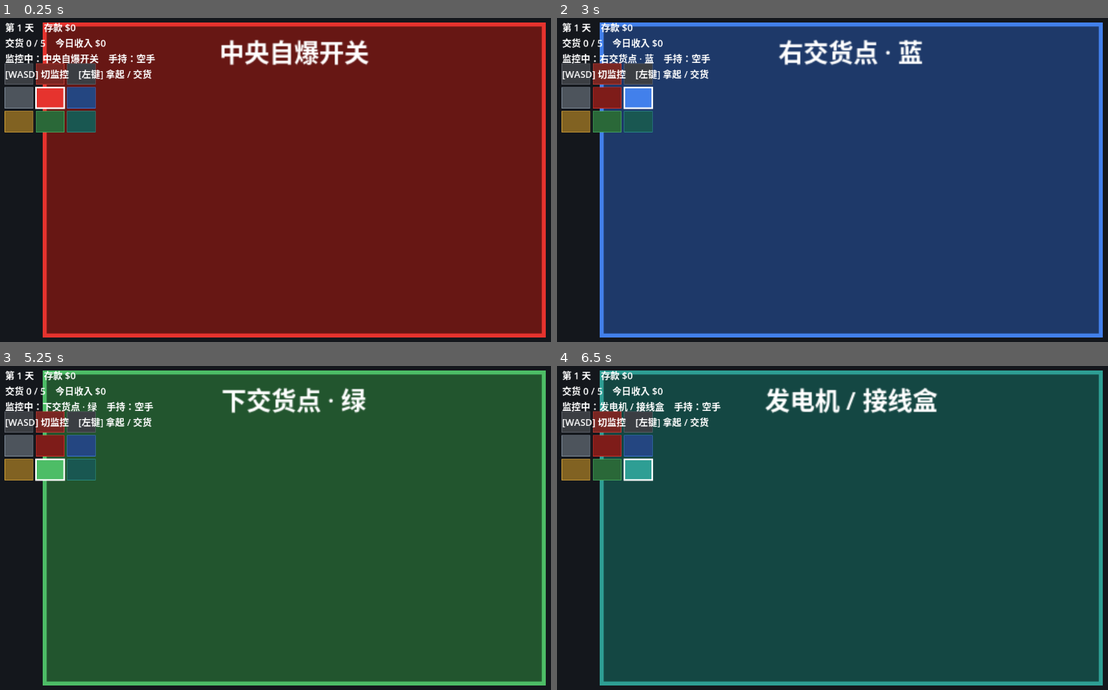
Above: before the commit, frames 1-4 (two rows, left to right).
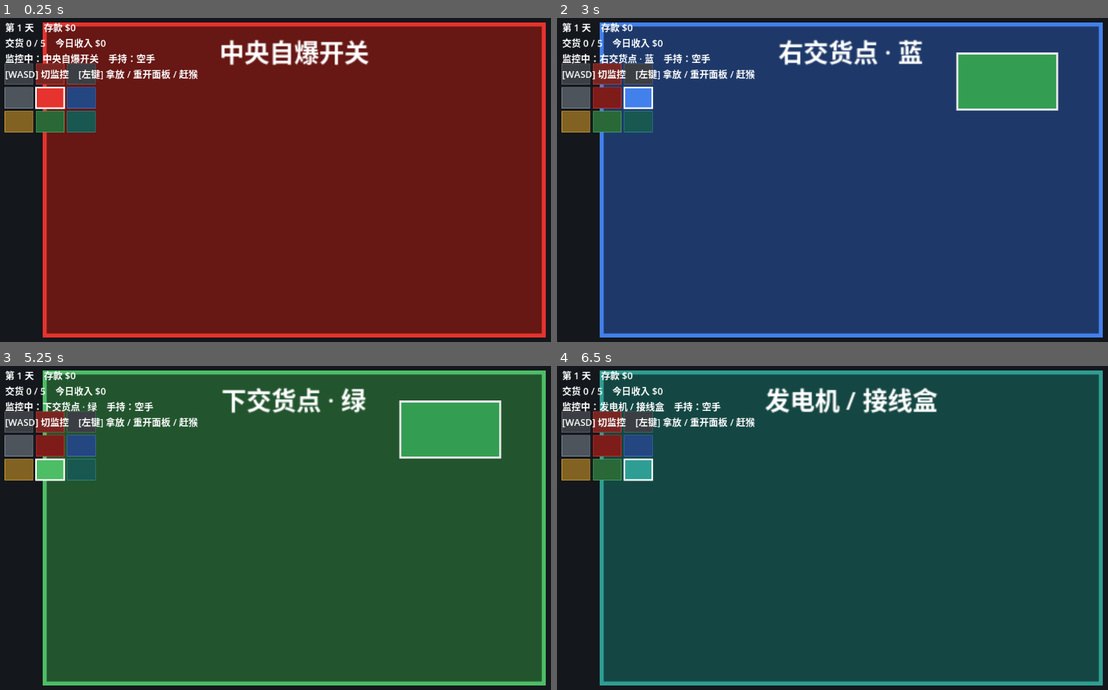
Above: after the commit, the same moments.

Repository: Zhi-Liao-jz/gamejam
Game: Godot game, scene res://scenes/main_grid.tscn
Two runs of this game, one before a commit and one after it. Both use one fixed random seed, a clock stepped at 60 frames per second and the inputs below. This scene is started directly instead of the project's main scene.
Inputs (mouse positions are in pixels of both pictures, inside the frame that each line leads up to):
- Up to frame 1 (0.25 s): no input
- Up to frame 2 (3 s): tap Enter at 0.5, 2.1 s; move the mouse to (981, 163) at 0.52 s; hold D (move_right) 0.53-1.28 s; hold E (interact) 0.53-1.28 s; click (981, 163) at 0.67 s; tap Space (ui_select) at 0.77, 1.52 s; tap R (retry) at 1.25, 2, 2.75 s; move the mouse to (733, 196) at 1.27 s; hold S (move_down) 1.28-2.03 s; tap N (next_day) at 1.35 s; click (733, 196) at 1.42 s; move the mouse to (909, 105) at 2.02 s; hold D (move_right) 2.03-2.78 s; click (909, 105) at 2.17 s; move the mouse to (821, 248) at 2.77 s; hold W (move_up) from 2.78 s (still down); tap E (interact) at 2.85 s; click (821, 248) at 2.92 s
- Up to frame 3 (5.25 s): tap Space (ui_select) at 3.02, 3.77, 4.52 s; tap R (retry) at 3.5, 4.25 s; move the mouse to (473, 579) at 3.52 s; release W (move_up) at 3.53 s; hold N (next_day) 3.53-4.28 s; hold A (move_left) 3.53-5.03 s; click (473, 579) at 3.67 s; move the mouse to (115, 476) at 4.27 s; tap Enter at 4.35 s; click (115, 476) at 4.42 s; move the mouse to (325, 528) at 5.02 s; hold S (move_down) from 5.03 s (still down); hold E (interact) from 5.03 s (still down); click (325, 528) at 5.17 s
- Up to frame 4 (6.5 s): move the mouse to (760, 443) at 5.77 s; release S (move_down) at 5.78 s; release E (interact) at 5.78 s; hold D (move_right) from 5.78 s (still down); tap N (next_day) at 5.85 s; click (760, 443) at 5.92 s; tap Space (ui_select) at 6.02 s

The runs differ from the first frame. In frame 1, 0.3% of the frame differs, in the area x 20-36%, y 15-19%; in frame 2, 3.6%, in the area x 20-92%, y 10-29%; in frame 3, 3.6%; in frame 4, 0.3%.

Commit message:
P2 玩法切片：猴子关面板 + 控制面板系统（第2天）
- 控制面板系统(ControlPanel)：交货点/产品出口加开关状态，关闭则不结算/停止出货，work_started 自动复位
- 九宫格猴子：沿房间图逐格寻路(RoomManager.next_step_toward BFS)，从四角走入开着面板的房间→蓄力→关面板→逃跑
- 赶猴+重开：Hand 点击优先级 猴子>面板>产品，点猴驱赶、点关闭面板重开
- 小地图警告：关闭面板红框 + 猴子棕点 + 信息行
- 难度按天：第1天无猴，第2天起 clampi(day-1,1,3) 只
- 事件 panel_changed 登记；与旧 monkey 子系统并存(留给 main.tscn)

Diff:
--- /dev/null
+++ b/scenes/grid_monkey.tscn
@@ -0,0 +1,26 @@
+[gd_scene load_steps=6 format=3]
+
+[ext_resource type="Script" path="res://scripts/entities/grid_monkey.gd" id="1_monkey"]
+[ext_resource type="Script" path="res://scripts/base_state_machine.gd" id="2_fsm"]
+[ext_resource type="Script" path="res://scripts/entities/grid_monkey_states/grid_sneaking.gd" id="3_sneak"]
+[ext_resource type="Script" path="res://scripts/entities/grid_monkey_states/grid_tampering.gd" id="4_tamper"]
+[ext_resource type="Script" path="res://scripts/entities/grid_monkey_states/grid_fleeing.gd" id="5_flee"]
+
+[node name="GridMonkey" type="Node2D"]
+script = ExtResource("1_monkey")
+
+[node name="Audio" type="AudioStreamPlayer2D" parent="."]
+max_distance = 900.0
+bus = &"Master"
+
+[node name="StateMachine" type="Node" parent="."]
+script = ExtResource("2_fsm")
+
+[node name="GridSneaking" type="Node" parent="StateMachine"]
+script = ExtResource("3_sneak")
+
+[node name="GridTampering" type="Node" parent="StateMachine"]
+script = ExtResource("4_tamper")
+
+[node name="GridFleeing" type="Node" parent="StateMachine"]
+script = ExtResource("5_flee")
--- a/scenes/main_grid.tscn
+++ b/scenes/main_grid.tscn
@@ -9,6 +9,8 @@
 [ext_resource type="Script" path="res://scripts/base_state_machine.gd" id="7_fsm"]
 [ext_resource type="Script" path="res://scripts/day/grid_working.gd" id="8_work"]
 [ext_resource type="Script" path="res://scripts/day/grid_settlement.gd" id="9_settle"]
+[ext_resource type="Script" path="res://scripts/entities/grid_monkey_spawner.gd" id="10_mspawn"]
+[ext_resource type="PackedScene" path="res://scenes/grid_monkey.tscn" id="11_monkey"]
 
 [node name="MainGrid" type="Node2D"]
 
@@ -32,6 +34,10 @@
 [node name="ProductExit" type="Node2D" parent="."]
 script = ExtResource("3_exit")
 product_scene = ExtResource("4_product")
+
+[node name="GridMonkeySpawner" type="Node2D" parent="."]
+script = ExtResource("10_mspawn")
+monkey_scene = ExtResource("11_monkey")
 
 [node name="Hand" type="Node2D" parent="."]
 script = ExtResource("5_hand")
--- a/scripts/day/grid_working.gd
+++ b/scripts/day/grid_working.gd
@@ -5,7 +5,8 @@
 func enter(_msg: Dictionary = {}) -> void:
 	Ledger.reset_day()
 	Ledger.working_active = true
-	# P2 接入设备损坏/猴子后，当天维修费/损失的重置在此并入（届时决定并进 Ledger 还是沿用 Game.reset_day）
+	# P2：控制面板各自订阅 work_started 自动复位为开、猴子生成器据此清场重建；当前无金钱损失项
+	# （猴子的惩罚=关面板拖慢交货）。P3 接入自爆/设备维修费时，当天损失的重置在此并入。
 	EventBus.push_event("hide_day_summary")
 	EventBus.push_event("work_started")
 
--- /dev/null
+++ b/scripts/entities/grid_monkey.gd
@@ -0,0 +1,117 @@
+class_name GridMonkey
+extends Node2D
+## 九宫格猴子（P2 / 第2天）：从边缘房间走入 → 在目标房间蓄力 → 关掉控制面板 → 逃跑。
+## 移动是房间到房间（沿 RoomManager 房间图），玩家在小地图看见它逼近，切到它房间点掉它驱赶。
+## 复用旧猴子的 FSM 骨架与"防扎堆选目标"；把"向量贴近设备"换成"房间图寻路 + 同房间判定"。
+
+const SIZE := Vector2(34.0, 34.0)  # 色块 / 命中盒尺寸（略大于产品便于点击）
+const ARRIVE_EPS := 6.0  # 抵达某房间中心的判定距离
+
+@export var base_speed: float = 200.0  # 潜入移动速度 px/s（按天缩放）
+@export var base_tamper_delay: float = 2.0  # 到面板后蓄力多久才关掉（= 玩家救火窗口）
+@export var base_cooldown: float = 4.0  # 逃跑到边缘后再次出动的冷却秒数
+
+var speed: float = 0.0
+var flee_speed: float = 0.0
+var tamper_delay: float = 0.0
+var cooldown: float = 0.0
+
+var current_room: int = 0  # 当前所在房间 id（spawner 设初值；advance_toward 跨格时更新）
+var target_room: int = -1  # 目标房间 id（开着面板的交货点 / 出口）
+var exit_room: int = 0  # 逃跑去的边缘房间（spawner 设为出生角）
+
+var room_manager: RoomManager = null
+var audio_pitch_base: float = 1.0  # 多猴音高错开防糊，由 spawner 设置
+
+var _audio: AudioStreamPlayer2D = null
+
+@onready var _state_machine: BaseStateMachine = $StateMachine
+
+
+func _ready() -> void:
+	add_to_group("grid_monkeys")
+	z_index = 50  # 画在房间地面 / 产品 / 面板之上
+
+
+## 按 Game.day 缩放难度（猴子首个出现日为第 2 天，故以 d-2 为基准）。
+func apply_day_scaling() -> void:
+	var d := maxi(2, Game.day)
+	speed = base_speed * (1.0 + 0.06 * (d - 2))
+	flee_speed = speed * 1.5  # 逃跑始终快于潜入
+	tamper_delay = maxf(0.8, base_tamper_delay - 0.2 * (d - 2))
+	cooldown = maxf(2.0, base_cooldown - 0.5 * (d - 2))
+
+
+## 选一个"开着面板"的房间当目标；防扎堆排除其他活猴的目标；无可关面板返回 -1。
+func pick_target() -> int:
+	if room_manager == null:
+		return -1
+	var candidates: Array[int] = []
+	for room: Room in room_manager.panel_rooms():
+		if room.panel_open():
+			candidates.append(room.room_id)
+	if candidates.is_empty():
+		return -1
+	var taken := {}
+	for node: Node in get_tree().get_nodes_in_group("grid_monkeys"):
+		var other := node as GridMonkey
+		if other and other != self and other.target_room != -1:
+			taken[other.target_room] = true
+	var free: Array[int] = []
+	for rid: int in candidates:
+		if not taken.has(rid):
+			free.append(rid)
+	var pool := free if not free.is_empty() else candidates
+	return pool[randi() % pool.size()]
+
+
+## 朝目标房间走一步（房间图寻路）；跨入新房间时更新 current_room；返回是否已抵达目标房间。
+func advance_toward(dest_room: int, move_speed: float, delta: float) -> bool:
+	if current_room == dest_room:
+		return true
+	var next := room_manager.next_step_toward(current_room, dest_room)
+	if next == -1:
+		return true  # 不可达（九宫格全连通，理论上不会发生）：视为抵达，防卡死
+	var center := room_manager.room_world_center(next)
+	var to_center := center - global_position
+	if to_center.length() <= ARRIVE_EPS:
+		global_position = center
+		current_room = next
+		return current_room == dest_room
+	global_position += to_center.normalized() * move_speed * delta
+	return false
+
+
+## 被玩家点击驱赶：任何状态都转为逃跑（已在逃跑则忽略）。
+func shoo() -> void:
+	var cur := _state_machine.current_state
+	if cur != null and cur.name == &"GridFleeing":
+		return
+	_state_machine.transition_to(&"GridFleeing")
+
+
+## 世界坐标命中盒（供 Hand 点击驱赶）。
+func global_rect() -> Rect2:
+	return Rect2(global_position - SIZE * 0.5, SIZE)
+
+
+## 切换循环音：换 stream 才重设、未播才 play（照搬旧猴子的稳妥写法）。
+func play_loop(key: String, pitch: float = 1.0) -> void:
+	if _audio == null:
+		_audio = $Audio
+	var stream := SoundManager.get_stream(key)
+	if stream and _audio.stream != stream:
+		_audio.stream = stream
+	_audio.pitch_scale = pitch * audio_pitch_base
+	if stream and not _audio.playing:
+		_audio.play()
+
+
+func stop_audio() -> void:
+	if _audio:
+		_audio.stop()
+
+
+func _draw() -> void:
+	draw_rect(Rect2(-SIZE * 0.5, SIZE), Color(0.55, 0.36, 0.18))  # 棕色色块
+	draw_rect(Rect2(-SIZE * 0.5, SIZE), Color(0.20, 0.12, 0.05), false, 2.0)
--- /dev/null
+++ b/scripts/entities/grid_monkey_spawner.gd
@@ -0,0 +1,57 @@
+extends Node2D
+## 按天数生成九宫格猴子（第 2 天起）。工作开始(work_started)清场重建、结算(day_summary)清空，
+## 猴子生命周期集中在此——只在工作阶段存在，结算期无猴。依赖"场景里排在 DayManager 之前"以接住开局事件。
+
+const SPAWN_ROOMS := [0, 2, 8, 6]  # 出生 / 逃跑边缘房间（四角），按序号错开
+const PITCH_BY_INDEX := [1.0, 0.92, 1.08]  # 多猴音高错开防糊
+
+@export var monkey_scene: PackedScene
+
+@onready var room_manager := get_node("../RoomManager") as RoomManager
+
+
+func _ready() -> void:
+	EventBus.subscribe("work_started", _on_work_started)
+	EventBus.subscribe("day_summary", _on_day_summary)
+
+
+func _on_work_started() -> void:
+	_clear_all()
+	_spawn_for_day.call_deferred()  # 延后一帧，确保房间 / 面板已建好
+
+
+func _on_day_summary(_data: Dictionary) -> void:
+	_clear_all()
+
+
+func _spawn_for_day() -> void:
+	var count := _monkey_count(Game.day)
+	for i: int in count:
+		_spawn_one(i)
+
+
+## 第几天该有几只猴子：第 1 天 0（P1 保持无猴），之后随天数递增、封顶 3。
+func _monkey_count(day: int) -> int:
+	if day < 2:
+		return 0
+	return clampi(day - 1, 1, 3)
+
+
+func _spawn_one(index: int) -> void:
+	if monkey_scene == null:
+		return
+	var spawn_room: int = SPAWN_ROOMS[index % SPAWN_ROOMS.size()]
+	var m: GridMonkey = monkey_scene.instantiate()
+	# 入树前写好初值：FSM 的首个 enter 在 add_child 时即触发，那时这些必须就位
+	m.room_manager = room_manager
+	m.current_room = spawn_room
+	m.exit_room = spawn_room
+	m.audio_pitch_base = PITCH_BY_INDEX[index % PITCH_BY_INDEX.size()]
+	m.apply_day_scaling()
+	m.position = room_manager.room_world_center(spawn_room)
+	add_child(m)
+
+
+func _clear_all() -> void:
+	for node: Node in get_tree().get_nodes_in_group("grid_monkeys"):
+		node.queue_free()
--- /dev/null
+++ b/scripts/entities/grid_monkey_states/grid_fleeing.gd
@@ -0,0 +1,25 @@
+extends BaseState
+## 逃跑：朝出生边缘房间撤离（被驱赶与得手共用此出口）。
+## 到边缘后冷却 cooldown 秒，再重算难度、回潜入开下一轮，维持当天持续压力。
+
+var monkey: GridMonkey
+var _cooldown_left: float = -1.0  # <0 还在撤离；>=0 已到边缘，倒计时冷却
+
+
+func enter(_msg: Dictionary = {}) -> void:
+	monkey = fsm.get_parent() as GridMonkey
+	_cooldown_left = -1.0
+	monkey.target_room = -1
+	monkey.play_loop("monkey_step", 1.4)  # 脚步调高表现慌乱
+
+
+func physics_update(delta: float) -> void:
+	if _cooldown_left < 0.0:
+		if monkey.advance_toward(monkey.exit_room, monkey.flee_speed, delta):
+			_cooldown_left = monkey.cooldown
+			monkey.stop_audio()
+		return
+	_cooldown_left -= delta
+	if _cooldown_left <= 0.0:
+		monkey.apply_day_scaling()
+		fsm.transition_to(&"GridSneaking")
--- /dev/null
+++ b/scripts/entities/grid_monkey_states/grid_sneaking.gd
@@ -0,0 +1,27 @@
+extends BaseState
+## 潜入：选一个开着面板的房间，沿房间图走过去；走到目标房间 → 捣乱。
+## 无可关面板（都被关了 / 玩家全开着没动）→ 原地静默待命，不放假预警脚步声。
+
+var monkey: GridMonkey
+
+
+func enter(_msg: Dictionary = {}) -> void:
+	monkey = fsm.get_parent() as GridMonkey
+	monkey.play_loop("monkey_step")
+
+
+func physics_update(delta: float) -> void:
+	if monkey.target_room == -1 or not _target_valid():
+		monkey.target_room = monkey.pick_target()
+		if monkey.target_room == -1:
+			monkey.stop_audio()
+			return
+		monkey.play_loop("monkey_step")  # 重新有目标 → 脚步声恢复
+	if monkey.advance_toward(monkey.target_room, monkey.speed, delta):
+		fsm.transition_to(&"GridTampering")
+
+
+## 目标仍可捣乱：房间存在且面板还开着（已被关则换目标）。
+func _target_valid() -> bool:
+	var room := monkey.room_manager.room_node(monkey.target_room)
+	return room != null and room.panel_open()
--- /dev/null
+++ b/scripts/entities/grid_monkey_states/grid_tampering.gd
@@ -0,0 +1,25 @@
+extends BaseState
+## 捣乱：在目标房间蓄力 tamper_delay 秒，到点关掉面板 + 放一声全局警报，然后逃跑。
+## 蓄力期玩家切到本房间点掉猴子 → Hand 调 monkey.shoo() 转逃跑（在此之外触发）。
+
+var monkey: GridMonkey
+var _t: float = 0.0
+
+
+func enter(_msg: Dictionary = {}) -> void:
+	monkey = fsm.get_parent() as GridMonkey
+	_t = 0.0
+	monkey.play_loop("monkey_fiddle")
+
+
+func physics_update(delta: float) -> void:
+	var room := monkey.room_manager.room_node(monkey.target_room)
+	# 目标没了 / 面板已被关 / 自己已不在目标房间 → 回潜入重选
+	if room == null or not room.panel_open() or monkey.current_room != monkey.target_room:
+		fsm.transition_to(&"GridSneaking")
+		return
+	_t += delta
+	if _t >= monkey.tamper_delay:
+		room.control_panel.close()
+		SoundManager.play("alarm")  # 一声全局警报：面板被关，提醒玩家去重开
+		fsm.transition_to(&"GridFleeing")
--- a/scripts/entities/hand.gd
+++ b/scripts/entities/hand.gd
@@ -19,11 +19,39 @@
 	var click := event as InputEventMouseButton
 	if click == null or click.button_index != MOUSE_BUTTON_LEFT or not click.pressed:
 		return
+	var pos := get_global_mouse_position()
+	# 点击优先级：赶猴子 > 重开面板 > 拿放产品（即便持有产品也能先赶猴 / 重开面板）
+	if _try_shoo_monkey(pos) or _try_open_panel(pos):
+		get_viewport().set_input_as_handled()
+		return
 	if _held:
 		_drop_or_deliver()
 	else:
 		_pick_up()
 	get_viewport().set_input_as_handled()  # 已处理的左键不再向下传播
+
+
+## 点掉当前监控房间里的猴子 → 驱赶；命中返回 true。
+func _try_shoo_monkey(world_pos: Vector2) -> bool:
+	var current := room_manager.current_room
+	for node: Node in get_tree().get_nodes_in_group("grid_monkeys"):
+		var monkey := node as GridMonkey
+		if monkey and monkey.current_room == current and monkey.global_rect().has_point(world_pos):
+			monkey.shoo()
+			return true
+	return false
+
+
+## 点击当前房间里"关闭的面板" → 重开；命中返回 true。
+func _try_open_panel(world_pos: Vector2) -> bool:
+	var room := room_manager.current_room_node()
+	if room == null:
+		return false
+	var panel := room.panel_at(world_pos)
+	if panel == null:
+		return false
+	panel.open()
+	return true
 
 
 func _pick_up() -> void:
@@ -46,6 +74,8 @@
 		return
 	if room.is_delivery():
 		if room.color_key == _held.color_key:
+			if not room.panel_open():
+				return  # 面板被猴子关闭：放上去也不结算，保持持有，先去点面板重开
 			Ledger.deliver(_held.value)
 			SoundManager.play("boop")
 			_held.queue_free()
--- a/scripts/ui/grid_hud.gd
+++ b/scripts/ui/grid_hud.gd
@@ -7,6 +7,7 @@
 
 var _current_room: int = RoomManager.START_ROOM
 var _held_text: String = "空手"
+var _closed_panels: Dictionary = {}  # room_id -> true：当前被关闭的面板（小地图红框警告）
 
 @onready var info_label: Label = $InfoLabel
 @onready var summary_panel: Panel = $SummaryPanel
@@ -19,14 +20,17 @@
 	EventBus.subscribe("hand_changed", _on_hand_changed)
 	EventBus.subscribe("day_summary", _on_day_summary)
 	EventBus.subscribe("hide_day_summary", _on_hide_day_summary)
+	EventBus.subscribe("panel_changed", _on_panel_changed)
 	_refresh_info()
 
 
 func _process(_delta: float) -> void:
 	_refresh_info()
+	queue_redraw()  # 猴子位置 / 面板警告每帧轻量重绘（小地图仅 9 格，开销可忽略）
 
 
 func _draw() -> void:
+	var monkey_rooms := _monkey_room_set()
 	for i: int in RoomManager.LAYOUT.size():
 		var data: Dictionary = RoomManager.LAYOUT[i]
 		var grid: Vector2i = data["grid"]
@@ -44,14 +48,32 @@
 			draw_rect(rect, Color.WHITE, false, 3.0)
 		else:
 			draw_rect(rect, color.darkened(0.1), false, 1.0)
+		if _closed_panels.has(i):
+			draw_rect(rect, Color(0.95, 0.30, 0.20), false, 4.0)  # 面板关闭：红框警告
+		if monkey_rooms.has(i):
+			draw_circle(top_left + MINIMAP_CELL - Vector2(11.0, 11.0), 5.0, Color(0.62, 0.40, 0.20))
+
+
+## 当前各房间是否有猴子（小地图棕点）；每帧从分组实时取。
+func _monkey_room_set() -> Dictionary:
+	var rooms := {}
+	for node: Node in get_tree().get_nodes_in_group("grid_monkeys"):
+		var monkey := node as GridMonkey
+		if monkey:
+			rooms[monkey.current_room] = true
+	return rooms
 
 
 func _refresh_info() -> void:
 	var room_name := String(RoomManager.LAYOUT[_current_room]["name"])
+	var monkeys := get_tree().get_nodes_in_group("grid_monkeys").size()
+	var warn := ""
+	if not _closed_panels.is_empty() or monkeys > 0:
+		warn = "\n⚠ 关闭面板 %d    猴子 %d" % [_closed_panels.size(), monkeys]
 	info_label.text = (
 		(
 			"第 %d 天    存款 $%d\n交货 %d / %d    今日收入 $%d\n监控中：%s    手持：%s\n"
-			+ "[WASD] 切监控    [左键] 拿起 / 交货"
+			+ "[WASD] 切监控    [左键] 拿放 / 重开面板 / 赶猴%s"
 		)
 		% [
 			Game.day,
@@ -61,6 +83,7 @@
 			Ledger.income_today,
 			room_name,
 			_held_text,
+			warn,
 		]
 	)
 
@@ -74,6 +97,13 @@
 	_held_text = color_name if is_holding else "空手"
 
 
+func _on_panel_changed(room_id: int, is_open: bool) -> void:
+	if is_open:
+		_closed_panels.erase(room_id)
+	else:
+		_closed_panels[room_id] = true
+
+
 func _on_day_summary(data: Dictionary) -> void:
 	summary_panel.visible = true
 	summary_label.text = (
--- /dev/null
+++ b/scripts/world/control_panel.gd
@@ -0,0 +1,55 @@
+class_name ControlPanel
+extends Node2D
+## 房间控制面板（交货点 / 产品出口）：开 = 正常工作，关 = 停摆。
+## 猴子捣乱 = 把面板关掉；玩家切到该房间点面板重新打开。
+## 每天工作开始（work_started）自动复位为开，避免上一天的关闭状态残留。
+
+const SIZE := Vector2(96.0, 54.0)  # 面板命中盒 / 视觉尺寸（房间局部坐标）
+
+var room_id: int = -1
+var controls: StringName = &""  # 本面板管哪个系统：delivery / product_exit（仅记录用）
+var is_open: bool = true
+
+
+func _ready() -> void:
+	EventBus.subscribe("work_started", _on_work_started)
+
+
+## 由 RoomManager 在挂载前写入：归属房间 + 管控的系统类别。
+func setup(owner_room_id: int, controlled: StringName) -> void:
+	room_id = owner_room_id
+	controls = controlled
+
+
+## 世界坐标命中盒（供玩家点击重开）。
+func global_rect() -> Rect2:
+	return Rect2(global_position - SIZE * 0.5, SIZE)
+
+
+## 打开面板（已开则不重复广播）。
+func open() -> void:
+	if is_open:
+		return
+	is_open = true
+	queue_redraw()
+	EventBus.push_event("panel_changed", [room_id, true])
+
+
+## 关闭面板（已关则不重复广播）。
+func close() -> void:
+	if not is_open:
+		return
+	is_open = false
+	queue_redraw()
+	EventBus.push_event("panel_changed", [room_id, false])
+
+
+func _on_work_started() -> void:
+	open()  # 新一天复位为开
+
+
+func _draw() -> void:
+	var rect := Rect2(-SIZE * 0.5, SIZE)
+	var fill := Color(0.20, 0.62, 0.32) if is_open else Color(0.72, 0.18, 0.16)
+	draw_rect(rect, fill)
+	draw_rect(rect, Color(0.92, 0.92, 0.92), false, 2.0)
--- a/scripts/world/product_exit.gd
+++ b/scripts/world/product_exit.gd
@@ -39,6 +39,8 @@
 	var exit_room := room_manager.find_room_by_role(&"product_exit")
 	if exit_room == null:
 		return
+	if not exit_room.panel_open():
+		return  # 出口面板被猴子关闭 → 停止出货
 	var waiting := exit_room.products().size()
 	if waiting >= MAX_WAITING:
 		return
--- a/scripts/world/room.gd
+++ b/scripts/world/room.gd
@@ -12,6 +12,7 @@
 var display_name: String = ""
 var accent := Color(0.5, 0.5, 0.5)  # 房间主题色（占位，后续随天数随机交货点颜色时从这里改）
 var color_key: StringName = &""  # 交货点房间的颜色键（red/blue/green）；非交货点为空
+var control_panel: ControlPanel = null  # 交货点 / 出口房间的控制面板；其它房间为空
 
 @onready var contents: Node2D = $Contents
 @onready var name_label: Label = $NameLabel
@@ -76,6 +77,34 @@
 	product.z_index = 1
 
 
+## 给房间挂一个控制面板（交货点 / 出口用），记录引用供门控与点击重开。
+func attach_panel(panel: ControlPanel, local_pos: Vector2) -> void:
+	add_child(panel)
+	panel.position = local_pos
+	control_panel = panel
+
+
+## 是否有控制面板。
+func has_panel() -> bool:
+	return control_panel != null and is_instance_valid(control_panel)
+
+
+## 面板是否允许工作（无面板视为常开）。出口出货 / 交货结算据此门控。
+func panel_open() -> bool:
+	return not has_panel() or control_panel.is_open
+
+
+## 世界坐标点命中的"可重开面板"（仅当面板关闭时返回，避免开着的面板挡住产品点击）；否则 null。
+func panel_at(world_pos: Vector2) -> ControlPanel:
+	if (
+		has_panel()
+		and not control_panel.is_open
+		and control_panel.global_rect().has_point(world_pos)
+	):
+		return control_panel
+	return null
+
+
 func _apply_visual() -> void:
 	if name_label:
 		name_label.text = display_name
--- a/scripts/world/room_manager.gd
+++ b/scripts/world/room_manager.gd
@@ -8,6 +8,7 @@
 const GRID_ROWS := 3
 const CELL_GAP := 160.0  # 房间之间的世界间距（够大以保证非当前房间在视野外）
 const START_ROOM := 4  # 默认从中央房间（自爆开关）开始监控
+const PANEL_LOCAL := Vector2(150.0, -95.0)  # 控制面板在房间内的局部位置（右上，避开名字与产品）
 
 # 九宫格布局（数据化，不写死在逻辑里）。grid=(列,行)，行 0 在最上。
 # 数组下标即 room_id，且按行优先排列 → id == grid.y * 3 + grid.x。
@@ -67,6 +68,7 @@
 
 func _ready() -> void:
 	_build_rooms()
+	_build_panels()
 	_snap_camera()
 	camera.make_current()
 	_broadcast_room_changed()
@@ -130,6 +132,38 @@
 	return result
 
 
+## 所有带控制面板的房间（交货点 + 产品出口），供猴子选目标。
+func panel_rooms() -> Array[Room]:
+	var result: Array[Room] = []
+	for room: Room in _rooms:
+		if room.has_panel():
+			result.append(room)
+	return result
+
+
+## 房间图上从 from_id 到 to_id 的"第一步"房间 id（BFS）；不可达返回 -1。供猴子逐格寻路。
+func next_step_toward(from_id: int, to_id: int) -> int:
+	if from_id == to_id:
+		return from_id
+	var dirs := [Vector2i(0, -1), Vector2i(0, 1), Vector2i(-1, 0), Vector2i(1, 0)]
+	var came_from := {from_id: from_id}
+	var queue: Array[int] = [from_id]
+	while not queue.is_empty():
+		var cur: int = queue.pop_front()
+		for dir: Vector2i in dirs:
+			var nb := neighbor_in_direction(cur, dir)
+			if nb == -1 or came_from.has(nb):
+				continue
+			came_from[nb] = cur
+			if nb == to_id:
+				var step := nb
+				while came_from[step] != from_id:
+					step = came_from[step]
+				return step
+			queue.append(nb)
+	return -1
+
+
 func _build_rooms() -> void:
 	for i: int in LAYOUT.size():
 		var data: Dictionary = LAYOUT[i]
@@ -142,6 +176,15 @@
 		_rooms.append(room)
 
 
+## 给交货点 + 产品出口房间各挂一个控制面板（代码创建，无需场景）。
+func _build_panels() -> void:
+	for room: Room in _rooms:
+		if room.role == &"delivery" or room.role == &"product_exit":
+			var panel := ControlPanel.new()
+			panel.setup(room.room_id, room.role)
+			room.attach_panel(panel, PANEL_LOCAL)
+
+
 func _step(dir: Vector2i) -> void:
 	var grid: Vector2i = LAYOUT[current_room]["grid"] + dir
 	grid.x = clampi(grid.x, 0, GRID_COLS - 1)
Not shown: 1 places in scenes/main_grid.tscn that only renumber resources
Not shown, added: scripts/entities/grid_monkey.gd.uid
Not shown, added: scripts/entities/grid_monkey_spawner.gd.uid
Not shown, added: scripts/entities/grid_monkey_states/grid_fleeing.gd.uid
Not shown, added: scripts/entities/grid_monkey_states/grid_sneaking.gd.uid
Not shown, added: scripts/entities/grid_monkey_states/grid_tampering.gd.uid
Not shown, added: scripts/world/control_panel.gd.uid
Not shown, changed: 代码规范.md
